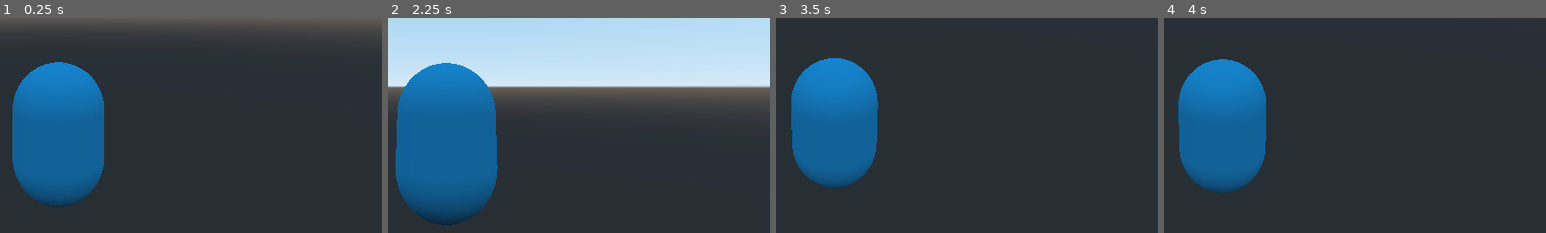
Above: before the commit, frames 1-4 (left to right).
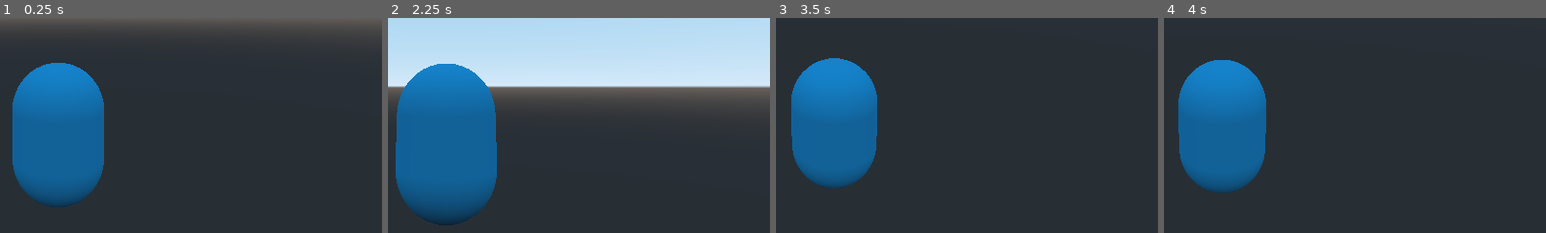
Above: after the commit, the same moments.

Repository: AdithaD/grapple
Game: Godot game, scene res://Scenes/Player.tscn
Two runs of this game, one before a commit and one after it. Both use one fixed random seed, a clock stepped at 60 frames per second and the inputs below. This scene is started directly instead of the project's main scene.
Inputs (mouse positions are % of the whole screen's width and height, from its top left):
- Up to frame 1 (0.25 s): no input
- Up to frame 2 (2.25 s): tap Enter at 0.5, 2 s; move the mouse to (72, 43) at 0.52 s; hold D (move_right) 0.53-1.28 s; click (72, 43) at 0.6 s; tap Space (jump) at 0.77, 1.25, 1.52 s; move the mouse to (30, 53) at 1.27 s; hold S (move_back) 1.28-2.03 s; tap Shift (sprint) at 1.35 s; move the mouse to (60, 25) at 2.02 s; hold D (move_right) from 2.03 s (still down); click (60, 25) at 2.1 s
- Up to frame 3 (3.5 s): tap Space (jump) at 2.75, 3.02 s; move the mouse to (45, 69) at 2.77 s; release D (move_right) at 2.78 s; hold W (move_forward) from 2.78 s (still down); tap Shift (sprint) at 2.85 s
- Up to frame 4 (4 s): tap Enter at 3.5 s; move the mouse to (80, 64) at 3.52 s; release W (move_forward) at 3.53 s; hold A (move_left) from 3.53 s (still down); click (80, 64) at 3.6 s; tap Space (jump) at 3.77 s
The pictures show only the part of the screen within x 42-92%, y 49-99%; the shares and areas given below are measured in that part.

The runs differ from the first frame. In frame 1, less than 0.1% of the frame differs, in the area x 3-28%, y 20-88%; in frame 2, 0.1%, in the area x 2-29%, y 20-97%; in frame 3, less than 0.1%; in frame 4, less than 0.1%.

Commit message:
added spring arm camera

Diff:
--- a/Scenes/Player.tscn
+++ b/Scenes/Player.tscn
@@ -26,11 +26,13 @@
 mesh = SubResource( 1 )
 material/0 = SubResource( 3 )
 
-[node name="Pivot" type="Spatial" parent="."]
+[node name="Pivot" type="SpringArm" parent="."]
 transform = Transform( -1, 0, -8.74228e-08, 0, 1, 0, 8.74228e-08, 0, -1, 0, 2.54992, 0 )
+collision_mask = 2
+spring_length = 7.0
+margin = 0.1
 
 [node name="Camera" type="Camera" parent="Pivot"]
-transform = Transform( 1, 0, 0, 0, 1, 0, 0, 0, 1, -0.00424719, -0.00661564, 7.00007 )
 far = 548.5
 
 [node name="Hand" type="Position3D" parent="."]
--- a/Scenes/World.tscn
+++ b/Scenes/World.tscn
@@ -12,14 +12,12 @@
 [sub_resource type="BoxShape" id=2]
 extents = Vector3( 15, 0.5, 15 )
 
-[sub_resource type="CubeMesh" id=3]
-size = Vector3( 4, 15, 4 )
-
-[sub_resource type="SpatialMaterial" id=4]
-albedo_color = Color( 0.921569, 0.552941, 0.0313726, 1 )
-
-[sub_resource type="BoxShape" id=5]
-extents = Vector3( 2, 7.5, 2 )
+[sub_resource type="BoxShape" id=7]
+extents = Vector3( 5, 50, 300 )
+
+[sub_resource type="BoxShape" id=8]
+
+[sub_resource type="CubeMesh" id=9]
 
 [node name="Main" type="Node"]
 script = ExtResource( 2 )
@@ -27,12 +25,12 @@
 [node name="Environment" type="Spatial" parent="."]
 
 [node name="Ground" type="StaticBody" parent="Environment"]
-transform = Transform( 5, 0, 0, 0, 1, 0, 0, 0, 5, 0, 0, 0 )
+transform = Transform( 20, 0, 0, 0, 1, 0, 0, 0, 20, 0, 0, 0 )
 collision_layer = 2
 collision_mask = 0
 
 [node name="MeshInstance" type="MeshInstance" parent="Environment/Ground"]
-transform = Transform( 1, 0, 0, 0, 1, 0, 0, 0, 1, 0.118079, -0.426154, -0.0697937 )
+transform = Transform( 1, 0, 0, 0, 1, 0, 0, 0, 1, -0.0871639, -0.32547, 0.0797554 )
 mesh = SubResource( 1 )
 material/0 = SubResource( 6 )
 
@@ -40,44 +38,147 @@
 transform = Transform( 1, 0, 0, 0, 1, 0, 0, 0, 1, 0, -0.5, 0 )
 shape = SubResource( 2 )
 
-[node name="Box" type="StaticBody" parent="Environment"]
-transform = Transform( 6.38291, 0, 0, 0, 1, 0, 0, 0, 1, 10.1955, 8, 47.7003 )
-collision_layer = 2
-collision_mask = 0
-
-[node name="MeshInstance" type="MeshInstance" parent="Environment/Box"]
-transform = Transform( 1, 0, 0, 0, 1, 0, 0, 0, 1, -0.014926, -1.90735e-06, 0.0363045 )
-mesh = SubResource( 3 )
-material/0 = SubResource( 4 )
-
-[node name="CollisionShape" type="CollisionShape" parent="Environment/Box"]
-shape = SubResource( 5 )
-
-[node name="Box2" type="StaticBody" parent="Environment"]
-transform = Transform( 2, 0, 0, 0, 2, 0, 0, 0, 2, 10.0501, 14.9444, -36.7899 )
-collision_layer = 2
-collision_mask = 0
-
-[node name="MeshInstance" type="MeshInstance" parent="Environment/Box2"]
-transform = Transform( 1, 0, 0, 0, 1, 0, 0, 0, 1, -0.014926, -1.90735e-06, 0.0363045 )
-mesh = SubResource( 3 )
-material/0 = SubResource( 4 )
-
-[node name="CollisionShape" type="CollisionShape" parent="Environment/Box2"]
-shape = SubResource( 5 )
-
-[node name="Box3" type="StaticBody" parent="Environment"]
-transform = Transform( 4, 0, 0, 0, 1.5, 0, 0, 0, 4, -33.6205, 10.7148, 13.0704 )
-collision_layer = 2
-collision_mask = 0
-
-[node name="MeshInstance" type="MeshInstance" parent="Environment/Box3"]
-transform = Transform( 1, 0, 0, 0, 1, 0, 0, 0, 1, -0.014926, -1.90735e-06, 0.0363045 )
-mesh = SubResource( 3 )
-material/0 = SubResource( 4 )
-
-[node name="CollisionShape" type="CollisionShape" parent="Environment/Box3"]
-shape = SubResource( 5 )
+[node name="Boundaries" type="Spatial" parent="Environment"]
+
+[node name="PosXBoundary" type="StaticBody" parent="Environment/Boundaries"]
+transform = Transform( 1, 0, 0, 0, 1, 0, 0, 0, 1, 305, 50, 0 )
+
+[node name="CollisionShape" type="CollisionShape" parent="Environment/Boundaries/PosXBoundary"]
+shape = SubResource( 7 )
+
+[node name="NegXBoundary" type="StaticBody" parent="Environment/Boundaries"]
+transform = Transform( 1, 0, 0, 0, 1, 0, 0, 0, 1, -305, 50, 0 )
+
+[node name="CollisionShape" type="CollisionShape" parent="Environment/Boundaries/NegXBoundary"]
+shape = SubResource( 7 )
+
+[node name="NegZBoundary" type="StaticBody" parent="Environment/Boundaries"]
+transform = Transform( -4.37114e-08, 0, 1, 0, 1, 0, -1, 0, -4.37114e-08, -1.3332e-05, 50, -305 )
+
+[node name="CollisionShape" type="CollisionShape" parent="Environment/Boundaries/NegZBoundary"]
+shape = SubResource( 7 )
+
+[node name="PosZBoundary" type="StaticBody" parent="Environment/Boundaries"]
+transform = Transform( -4.37114e-08, 0, 1, 0, 1, 0, -1, 0, -4.37114e-08, 1.3332e-05, 50, 305 )
+
+[node name="CollisionShape" type="CollisionShape" parent="Environment/Boundaries/PosZBoundary"]
+shape = SubResource( 7 )
+
+[node name="Buildings" type="Spatial" parent="Environment"]
+
+[node name="SkyScraper" type="StaticBody" parent="Environment/Buildings"]
+transform = Transform( 8, 0, 0, 0, 40, 0, 0, 0, 8, -74, 40, 0 )
+collision_layer = 2
+collision_mask = 0
+
+[node name="CollisionShape" type="CollisionShape" parent="Environment/Buildings/SkyScraper"]
+shape = SubResource( 8 )
+
+[node name="MeshInstance" type="MeshInstance" parent="Environment/Buildings/SkyScraper"]
+transform = Transform( 1, 0, 0, 0, 1, 0, 0, 0, 1, 0, 0.025, 0 )
+mesh = SubResource( 9 )
+material/0 = null
+
+[node name="SkyScraper7" type="StaticBody" parent="Environment/Buildings"]
+transform = Transform( 17, 0, 0, 0, 14.964, 0, 0, 0, 10, -12.3229, 16, -153 )
+collision_layer = 2
+collision_mask = 0
+
+[node name="CollisionShape" type="CollisionShape" parent="Environment/Buildings/SkyScraper7"]
+shape = SubResource( 8 )
+
+[node name="MeshInstance" type="MeshInstance" parent="Environment/Buildings/SkyScraper7"]
+transform = Transform( 1, 0, 0, 0, 1, 0, 0, 0, 1, 0, 0.025, 0 )
+mesh = SubResource( 9 )
+material/0 = null
+
+[node name="SkyScraper8" type="StaticBody" parent="Environment/Buildings"]
+transform = Transform( 17, 0, 0, 0, 14.964, 0, 0, 0, 10, 45.8395, 16, -153 )
+collision_layer = 2
+collision_mask = 0
+
+[node name="CollisionShape" type="CollisionShape" parent="Environment/Buildings/SkyScraper8"]
+shape = SubResource( 8 )
+
+[node name="MeshInstance" type="MeshInstance" parent="Environment/Buildings/SkyScraper8"]
+transform = Transform( 1, 0, 0, 0, 1, 0, 0, 0, 1, 0, 0.025, 0 )
+mesh = SubResource( 9 )
+material/0 = null
+
+[node name="SkyScraper9" type="StaticBody" parent="Environment/Buildings"]
+transform = Transform( 25, 0, 0, 0, 8, 0, 0, 0, 25, 10.443, 9, -82.604 )
+collision_layer = 2
+collision_mask = 0
+
+[node name="CollisionShape" type="CollisionShape" parent="Environment/Buildings/SkyScraper9"]
+shape = SubResource( 8 )
+
+[node name="MeshInstance" type="MeshInstance" parent="Environment/Buildings/SkyScraper9"]
+mesh = SubResource( 9 )
+material/0 = null
+
+[node name="SkyScraper2" type="StaticBody" parent="Environment/Buildings"]
+transform = Transform( 8, 0, 0, 0, 40, 0, 0, 0, 8, -74, 41, -35.3826 )
+collision_layer = 2
+collision_mask = 0
+
+[node name="CollisionShape" type="CollisionShape" parent="Environment/Buildings/SkyScraper2"]
+shape = SubResource( 8 )
+
+[node name="MeshInstance" type="MeshInstance" parent="Environment/Buildings/SkyScraper2"]
+mesh = SubResource( 9 )
+material/0 = null
+
+[node name="SkyScraper3" type="StaticBody" parent="Environment/Buildings"]
+transform = Transform( 8, 0, 0, 0, 40, 0, 0, 0, 8, -70.4556, 40, -74.3154 )
+collision_layer = 2
+collision_mask = 0
+
+[node name="CollisionShape" type="CollisionShape" parent="Environment/Buildings/SkyScraper3"]
+shape = SubResource( 8 )
+
+[node name="MeshInstance" type="MeshInstance" parent="Environment/Buildings/SkyScraper3"]
+transform = Transform( 1, 0, 0, 0, 1, 0, 0, 0, 1, 0, 0.025, 0 )
+mesh = SubResource( 9 )
+material/0 = null
+
+[node name="SkyScraper4" type="StaticBody" parent="Environment/Buildings"]
+transform = Transform( 6.64609, 0, -4.45303, 0, 40, 0, 4.45303, 0, 6.64609, -74.1885, 40, -123.96 )
+collision_layer = 2
+collision_mask = 0
+
+[node name="CollisionShape" type="CollisionShape" parent="Environment/Buildings/SkyScraper4"]
+shape = SubResource( 8 )
+
+[node name="MeshInstance" type="MeshInstance" parent="Environment/Buildings/SkyScraper4"]
+transform = Transform( 1, 0, 0, 0, 1, 0, 0, 0, 1, 0, 0.025, 0 )
+mesh = SubResource( 9 )
+material/0 = null
+
+[node name="SkyScraper5" type="StaticBody" parent="Environment/Buildings"]
+transform = Transform( 6.64609, 0, -4.45303, 0, 40, 0, 4.45303, 0, 6.64609, -54.4935, 41, -153.355 )
+collision_layer = 2
+collision_mask = 0
+
+[node name="CollisionShape" type="CollisionShape" parent="Environment/Buildings/SkyScraper5"]
+shape = SubResource( 8 )
+
+[node name="MeshInstance" type="MeshInstance" parent="Environment/Buildings/SkyScraper5"]
+mesh = SubResource( 9 )
+material/0 = null
+
+[node name="SkyScraper6" type="StaticBody" parent="Environment/Buildings"]
+transform = Transform( 6.64609, 0, -4.45303, 0, 40, 0, 4.45303, 0, 6.64609, -29.8778, 40, -183.726 )
+collision_layer = 2
+collision_mask = 0
+
+[node name="CollisionShape" type="CollisionShape" parent="Environment/Buildings/SkyScraper6"]
+shape = SubResource( 8 )
+
+[node name="MeshInstance" type="MeshInstance" parent="Environment/Buildings/SkyScraper6"]
+transform = Transform( 1, 0, 0, 0, 1, 0, 0, 0, 1, 0, 0.025, 0 )
+mesh = SubResource( 9 )
+material/0 = null
 
 [node name="DirectionalLight" type="DirectionalLight" parent="."]
 transform = Transform( 1, 0, 0, 0, 0.644711, 0.764427, 0, -0.764427, 0.644711, 0, 4.72565, 0 )
